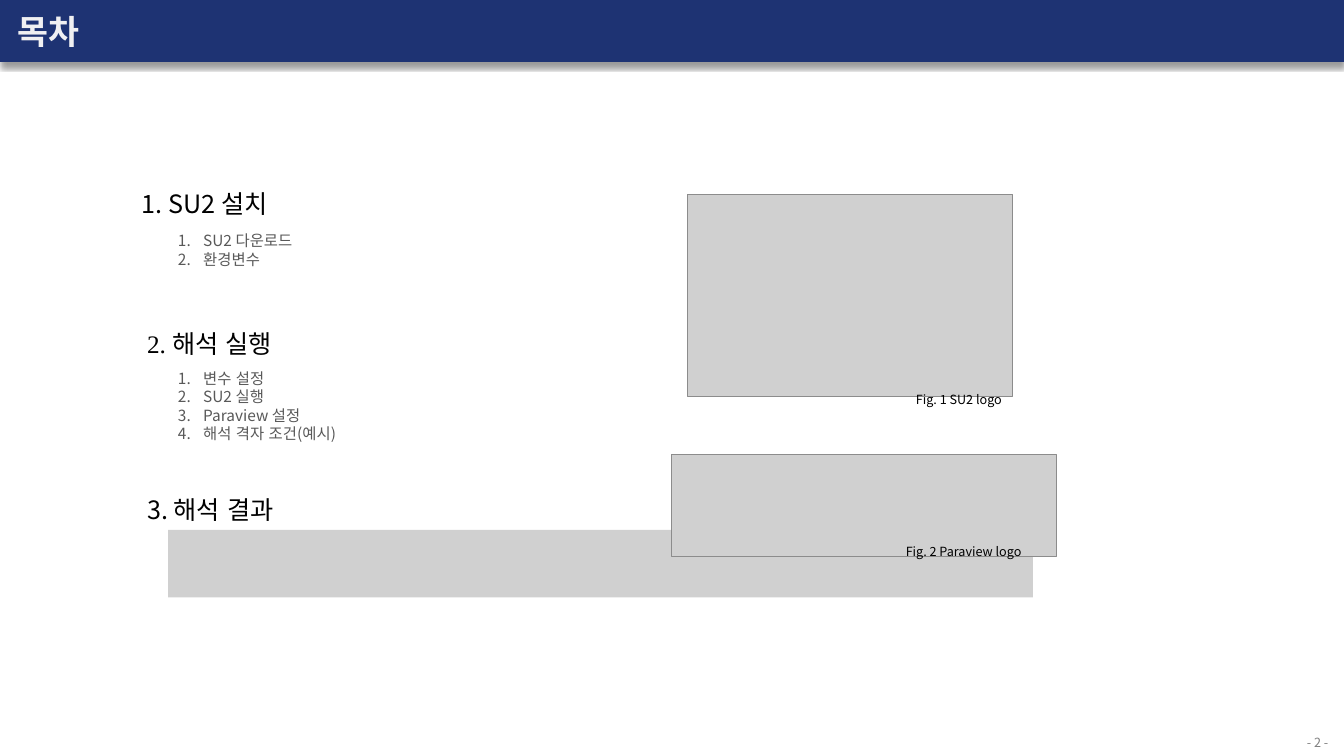
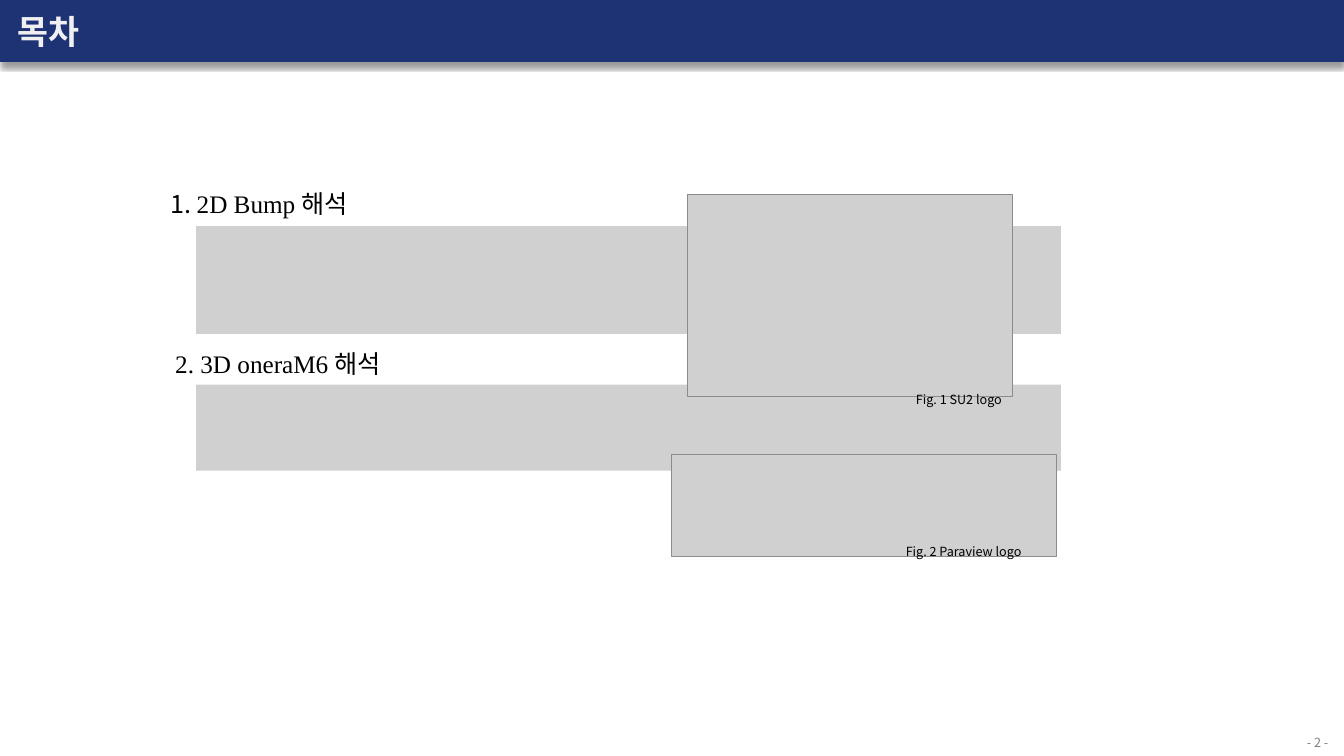
Before and after one commit to Bogeuns/17415009_BogeunSeo, a slide deck: slide 2 of Homework/Week_2/SU2 보고서 (2주차).pptx. Drawn at 1344x756 pixels with LibreOffice and Linux fonts; fonts in the diff are those of the drawing; grey boxes stand for pictures. Boxes give left, top, right and bottom in pixels: in the first picture for what was removed or moved away, otherwise in the second. Text is boxed around its words. In the diff, an @@ line names an element or a change of style, - is before the commit and + after.

```diff
--- a/Homework/Week_2/SU2 보고서 (2주차).pptx
+++ b/Homework/Week_2/SU2 보고서 (2주차).pptx
@@ text at (170,192,348,219): text changed; font Noto Sans CJK KR to Times New Roman @@
-1. SU2 설치
+1. 2D Bump 해석
@@ picture added at (197,226,1062,334) @@
@@ text at (175,352,381,375): text changed @@
-2. 해석 실행
+2. 3D oneraM6 해석
@@ picture added at (197,384,1062,471) @@
@@ group removed at (147,233,1033,598): 3 texts, 1 picture @@
-1. SU2 다운로드
-2. 환경변수
-1. 변수 설정
-2. SU2 실행
-3. Paraview 설정
-4. 해석 격자 조건(예시)
-3. 해석 결과
```
Also in this commit, not shown: 5 other slides changed, 1 slide added, 5 slides removed, 2 other files.
